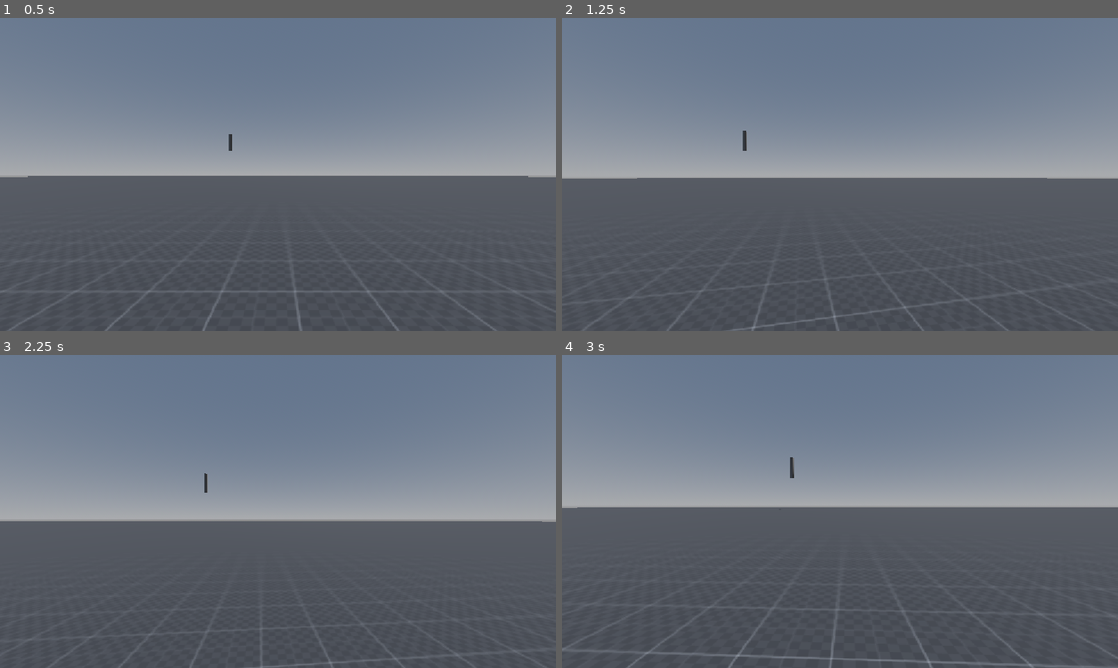
Above: before the commit, frames 1-4 (two rows, left to right).
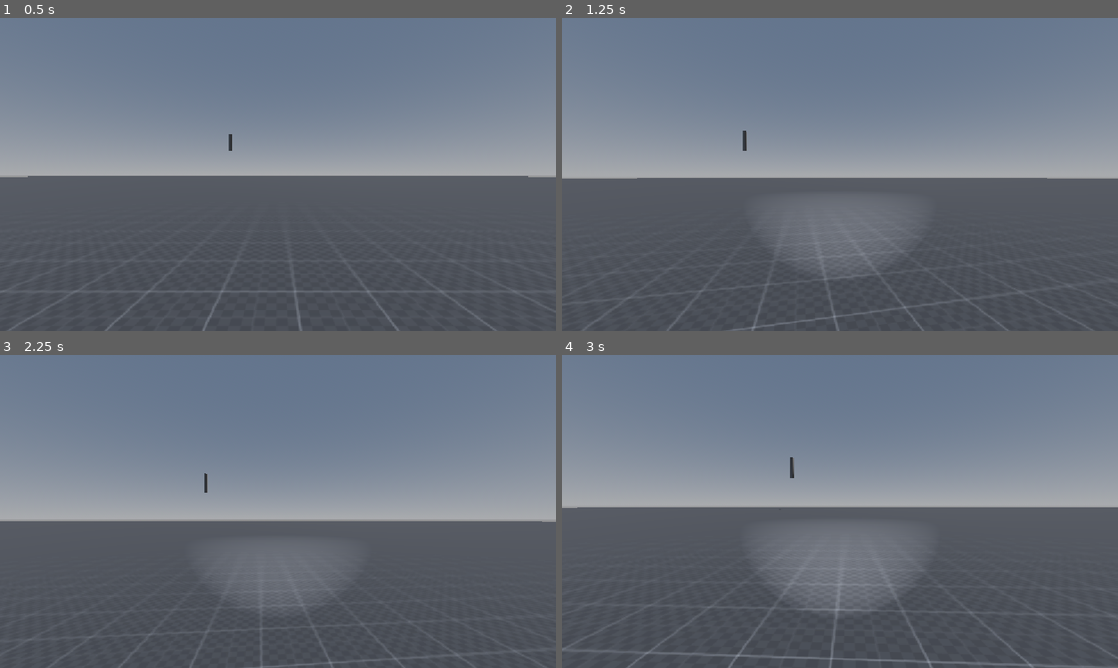
Above: after the commit, the same moments.

Repository: WCM20XXv/godot-horror-fps
Game: Godot game, scene res://world.tscn
The game is run twice, just before and just after one commit, with the same random seed, the same clock (stepped at 60 frames per second) and the same inputs.
Inputs (mouse positions are in pixels of both pictures, inside the frame that each line leads up to):
- Up to frame 1 (0.5 s): no input
- Up to frame 2 (1.25 s): tap Enter (ui_accept) at 0.5, 0.77 s; move the mouse to (867, 174) at 0.52 s; hold W (move_forward) from 0.53 s (still down); hold F (flashlight) from 0.53 s (still down)
- Up to frame 3 (2.25 s): keep holding W (move_forward); move the mouse to (250, 511) at 1.27 s; release F (flashlight) at 1.28 s; tap C (crouch) at 1.35 s; tap Enter (ui_accept) at 1.52 s; tap F (flashlight) at 1.55 s; move the mouse to (289, 505) at 2.02 s; hold F (flashlight) from 2.03 s (still down)
- Up to frame 4 (3 s): keep holding W (move_forward); move the mouse to (834, 517) at 2.77 s; release F (flashlight) at 2.78 s; tap Shift (sprint) at 2.85 s

Frame 1 is identical in both runs. In frame 2, 2.6% of the frame differs, in the area x 39-60%, y 59-80%; in frame 3, 1.2%; in frame 4, 4.4%, in the area x 37-63%, y 56-82%.

Commit message:
Add flashlight with battery drain and Q/E lean
- SpotLight3D on the camera, toggled with F (the existing flashlight action)
- Battery drains while on, dims and flickers when low, shuts off at 0
  and cannot be turned on while empty; optional recharge while off
- battery_changed and flashlight_toggled signals for a future HUD
- Lean with Q/E (peak_left / peak_right) by sliding and rolling the camera,
  stopped short of walls with test_move

Co-Authored-By: Claude Sonnet 5.5 <noreply@anthropic.com>
Claude-Session: https://claude.ai/code/session_013vCUt8KeNKHK6hFCN4q7UE

Diff:
--- a/character_body_3d.gd
+++ b/character_body_3d.gd
@@ -1,6 +1,7 @@
 extends CharacterBody3D
 
-
+signal battery_changed(percent: float)
+signal flashlight_toggled(is_on: bool)
 
 @export_group("Movement Speeds")
 @export var walk_speed: float = 6.0
@@ -17,28 +18,54 @@
 @export var stamina_regen_rate: float = 15.0
 @export var exhaustion_recovery_percent: float = 0.25
 
+@export_group("Flashlight")
+@export var max_battery: float = 100.0
+@export var battery_drain_rate: float = 0.8 # battery lost per second while the light is on
+@export var battery_recharge_rate: float = 0.0 # battery gained per second while off (0 = no recharge)
+@export var flicker_threshold: float = 0.2 # fraction of battery left where the light starts to flicker
+
+@export_group("Lean")
+@export var lean_distance: float = 0.45 # how far the camera slides sideways, in meters
+@export var lean_angle_degrees: float = 12.0 # how much the camera rolls at full lean
+@export var lean_speed: float = 10.0
+
 # Heights & Smooth Transitions
 const STANDING_HEIGHT = 2.0
 const CROUCHING_HEIGHT = 1.2
 const STANDING_HEAD_Y = 1.6
 const CROUCHING_HEAD_Y = 0.9
 const CROUCH_TRANSITION_SPEED = 10.0
+const LEAN_WALL_MARGIN = 0.05 # gap kept between the body and a wall while leaning
 
 # Internal Tracking (Starts with full stamina at game launch)
 @onready var current_stamina: float = max_stamina
 var is_exhausted: bool = false
 
+# Flashlight and lean tracking (battery starts full)
+@onready var current_battery: float = max_battery
+var flashlight_on: bool = false
+var flashlight_base_energy: float = 1.0
+var lean_amount: float = 0.0
+var _lean_hit := KinematicCollision3D.new()
+
 @onready var head: Node3D = $Head
+@onready var camera: Camera3D = $Head/Camera3D
+@onready var flashlight: SpotLight3D = $Head/Camera3D/Flashlight
 @onready var collision_shape: CollisionShape3D = $CollisionShape3D
 
 func _ready() -> void:
 	Input.set_mouse_mode(Input.MOUSE_MODE_CAPTURED)
+	flashlight_base_energy = flashlight.light_energy
+	flashlight.visible = false
 
 func _unhandled_input(event: InputEvent) -> void:
 	if event is InputEventMouseMotion and Input.get_mouse_mode() == Input.MOUSE_MODE_CAPTURED:
 		rotate_y(-event.relative.x * mouse_sensitivity)
 		head.rotate_x(-event.relative.y * mouse_sensitivity)
 		head.rotation.x = clamp(head.rotation.x, deg_to_rad(-89), deg_to_rad(89))
+
+	if event.is_action_pressed("flashlight"):
+		toggle_flashlight()
 
 	if event.is_action_pressed("ui_cancel"):
 		if Input.get_mouse_mode() == Input.MOUSE_MODE_CAPTURED:
@@ -106,4 +133,54 @@
 		velocity.x = move_toward(velocity.x, 0, current_speed)
 		velocity.z = move_toward(velocity.z, 0, current_speed)
 
+	# 10. Lean (Q / E) and flashlight battery
+	_update_lean(delta)
+	_update_flashlight(delta)
+
 	move_and_slide()
+
+func toggle_flashlight() -> void:
+	if flashlight_on:
+		_set_flashlight(false)
+	elif current_battery > 0.0:
+		_set_flashlight(true)
+
+func _set_flashlight(on: bool) -> void:
+	flashlight_on = on
+	flashlight.visible = on
+	if on:
+		flashlight.light_energy = flashlight_base_energy
+	flashlight_toggled.emit(on)
+
+func _update_flashlight(delta: float) -> void:
+	var previous_battery := current_battery
+	if flashlight_on:
+		current_battery = move_toward(current_battery, 0.0, battery_drain_rate * delta)
+		# Dim and flicker as the battery runs low
+		var charge := current_battery / max_battery
+		var brightness := 1.0
+		if charge < flicker_threshold:
+			brightness = clampf(charge / flicker_threshold, 0.15, 1.0)
+			if randf() < 0.08:
+				brightness *= randf_range(0.0, 0.4)
+		flashlight.light_energy = flashlight_base_energy * brightness
+		if current_battery <= 0.0:
+			_set_flashlight(false)
+	else:
+		current_battery = move_toward(current_battery, max_battery, battery_recharge_rate * delta)
+
+	if not is_equal_approx(previous_battery, current_battery):
+		battery_changed.emit(current_battery / max_battery * 100.0)
+
+func _update_lean(delta: float) -> void:
+	# The camera slides and rolls instead of the whole body, so walking is unaffected
+	var target := Input.get_axis("peak_left", "peak_right") * lean_distance
+	if target != 0.0:
+		# Stop the lean short of walls so the camera never pokes through them
+		var sideways := global_transform.basis.x * target
+		if test_move(global_transform, sideways, _lean_hit):
+			var free_space := maxf(_lean_hit.get_travel().length() - LEAN_WALL_MARGIN, 0.0)
+			target = signf(target) * minf(absf(target), free_space)
+	lean_amount = lerpf(lean_amount, target, delta * lean_speed)
+	camera.position.x = lean_amount
+	camera.rotation.z = -(lean_amount / lean_distance) * deg_to_rad(lean_angle_degrees)
--- a/world.tscn
+++ b/world.tscn
@@ -58,6 +58,13 @@
 
 [node name="Camera3D" type="Camera3D" parent="CharacterBody3D/Head" unique_id=1393331398]
 
+[node name="Flashlight" type="SpotLight3D" parent="CharacterBody3D/Head/Camera3D"]
+visible = false
+light_energy = 6.0
+shadow_enabled = true
+spot_range = 30.0
+spot_angle = 28.0
+
 [node name="CSGCylinder3D" type="CSGCylinder3D" parent="." unique_id=101236445]
 transform = Transform3D(1, 0, 0, 0, 1, 0, 0, 0, 1, 0, 4.018863, 7.04214)
 radius = 0.8
